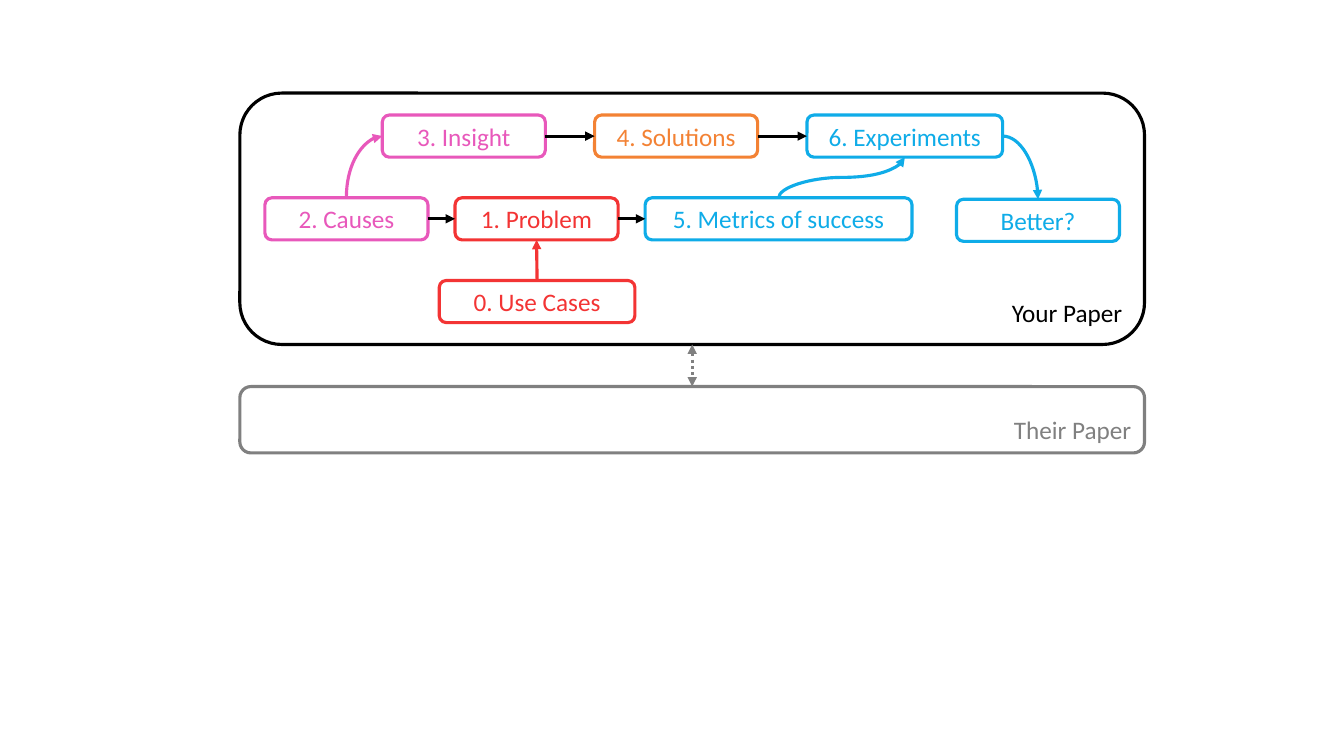
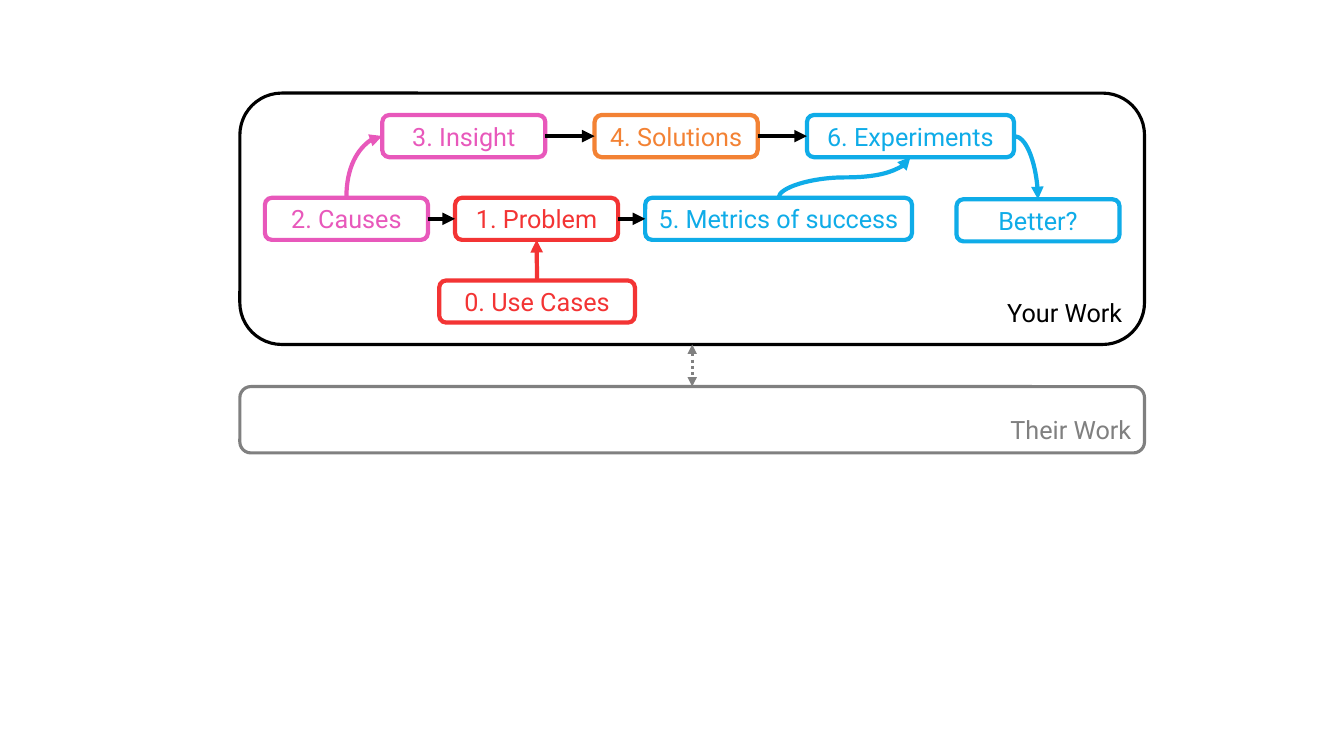
Before and after one commit to sirrice/sirrice.github.io, a slide deck: slide 1 of files/images/blog/figs.pptx. Drawn at 1344x756 pixels with LibreOffice and Linux fonts; fonts in the diff are those of the drawing. Boxes give left, top, right and bottom in pixels: in the first picture for what was removed or moved away, otherwise in the second. Text is boxed around its words. In the diff, an @@ line names an element or a change of style, - is before the commit and + after.

```diff
--- a/files/images/blog/figs.pptx
+++ b/files/images/blog/figs.pptx
@@ rounded rectangle "3. Insight" at bbox=[382, 115, 545, 157]: font Calibri to Roboto; outline #E858BB 2.25 pt to #E858BB 3 pt @@
@@ rounded rectangle "4. Solutions" at bbox=[595, 115, 758, 157]: font Calibri to Roboto; outline #F38234 2.25 pt to #F38234 3 pt @@
@@ font Calibri to Roboto; outline #0FACE8 2.25 pt to #0FACE8 3 pt in 3 elements at bbox=[645, 198, 912, 240], bbox=[957, 200, 1120, 242], bbox=[808, 115, 1014, 157] @@
@@ rounded rectangle "6. Experiments": place and size @@
-rounded rectangle "6. Experiments" at bbox=[808, 115, 1003, 157]
+rounded rectangle "6. Experiments" at bbox=[808, 115, 1014, 157]
@@ curved arrow (347, 198) - (382, 136): stroke #E858BB 2.25 pt to #E858BB 3 pt @@
@@ arrow (545, 136) - (595, 136): stroke #000000 2.25 pt to #000000 3 pt @@
@@ arrow (758, 136) - (808, 136): stroke #000000 2.25 pt to #000000 3 pt @@
@@ curved arrow moved from (1003, 136) - (1038, 200) to (1014, 136) - (1038, 200) @@
@@ curved arrow (1014, 136) - (1038, 200): stroke #0FACE8 2.25 pt to #0FACE8 3 pt @@
@@ curved arrow moved from (778, 198) - (905, 157) to (778, 198) - (910, 157) @@
@@ curved arrow (778, 198) - (910, 157): stroke #0FACE8 2.25 pt to #0FACE8 3 pt @@
@@ rounded rectangle "2. Causes" at bbox=[265, 198, 429, 240]: font Calibri to Roboto; outline #E858BB 2.25 pt to #E858BB 3 pt @@
@@ rounded rectangle "1. Problem" at bbox=[455, 198, 618, 240]: font Calibri to Roboto; outline #F33434 2.25 pt to #F33434 3 pt @@
@@ arrow (429, 219) - (455, 219): stroke #000000 2.25 pt to #000000 3 pt @@
@@ arrow (618, 219) - (645, 219): stroke #000000 2.25 pt to #000000 3 pt @@
@@ arrow (537, 280) - (536, 240): stroke #F33434 2.25 pt to #F33434 3 pt @@
@@ rounded rectangle "0. Use Cases" at bbox=[440, 280, 635, 323]: font Calibri to Roboto; outline #F33434 2.25 pt to #F33434 3 pt @@
@@ text in rounded rectangle at bbox=[1007, 303, 1123, 323]: text changed; font Calibri to Roboto @@
-Your Paper
+Your Work
@@ text in rounded rectangle at bbox=[1010, 420, 1132, 439]: text changed; font Calibri to Roboto @@
-Their Paper
+Their Work
```
Also in this commit, not shown: 2 other files.
